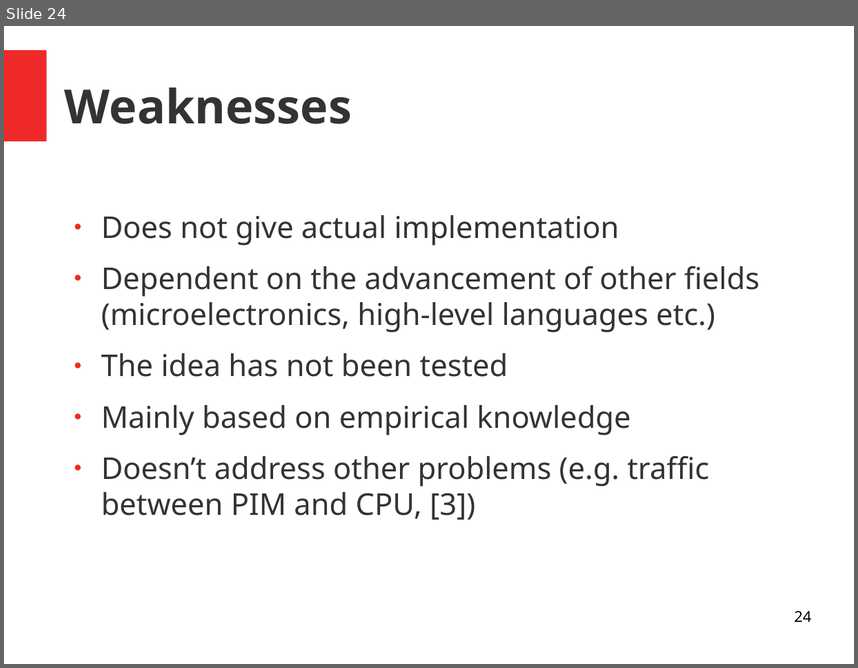
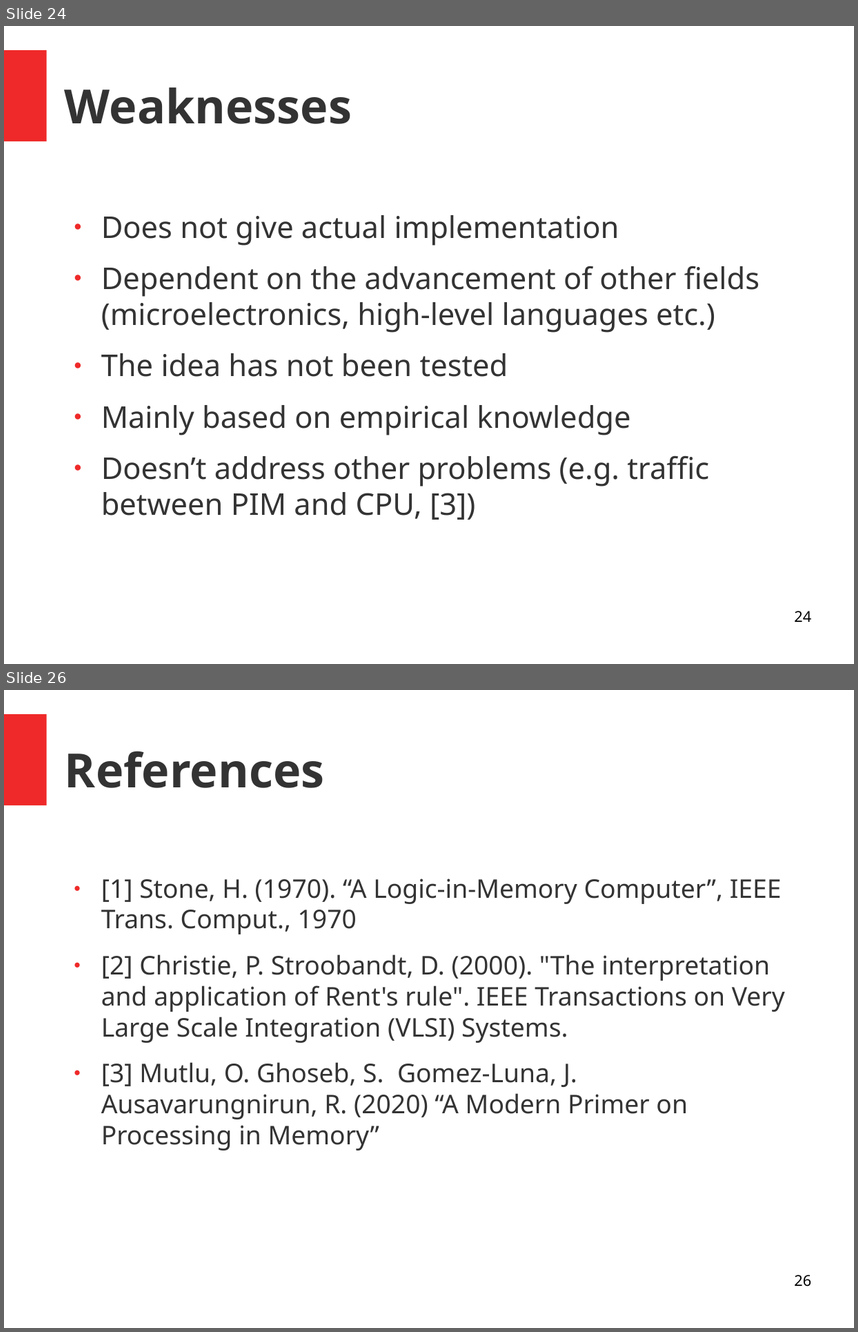
Before and after one commit to Thapep/PPS, a slide deck: inmemory/In Memory Processing Presentation.odp. Shown one above the other, each under a label of ours: slide 24 before the commit, slides 24 and 26 after it; the slides between them are not shown. The pictures are 858x668 and 858x1332 pixels, drawn with LibreOffice and Linux fonts; fonts in the diff are those of the drawing. Boxes give left, top, right and bottom in pixels: in the first picture for what was removed or moved away, otherwise in the second. Text is boxed around its words. In the diff, an @@ line names an element or a change of style, - is before the commit and + after.

Commit message:
References and Takeaways covered

```diff
--- a/inmemory/In Memory Processing Presentation.odp
+++ b/inmemory/In Memory Processing Presentation.odp
@@ slide 26 added at [4, 690, 854, 1328], background #FFFFFF; not listed: 1 template element that a slide beside it also shows @@
@@ title added at [65, 751, 324, 788], 44 pt, text #333333, bold @@
+References
@@ text added at [101, 878, 785, 1150], 24 pt, text #333333 @@
+● [1] Stone, H. (1970). “A Logic-in-Memory Computer”, IEEE Trans. Comput., 1970
+● [2] Christie, P. Stroobandt, D. (2000). "The interpretation and application of Rent's rule". IEEE Transactions on Very Large Scale Integration (VLSI) Systems.
+● [3] Mutlu, O. Ghoseb, S. Gomez-Luna, J. Ausavarungnirun, R. (2020) “A Modern Primer on Processing in Memory”
@@ page number added at [794, 1274, 811, 1286], 14 pt, text #000000 @@
+26
```
Also in this commit, not shown: 1 other slide added, 1 other file.
